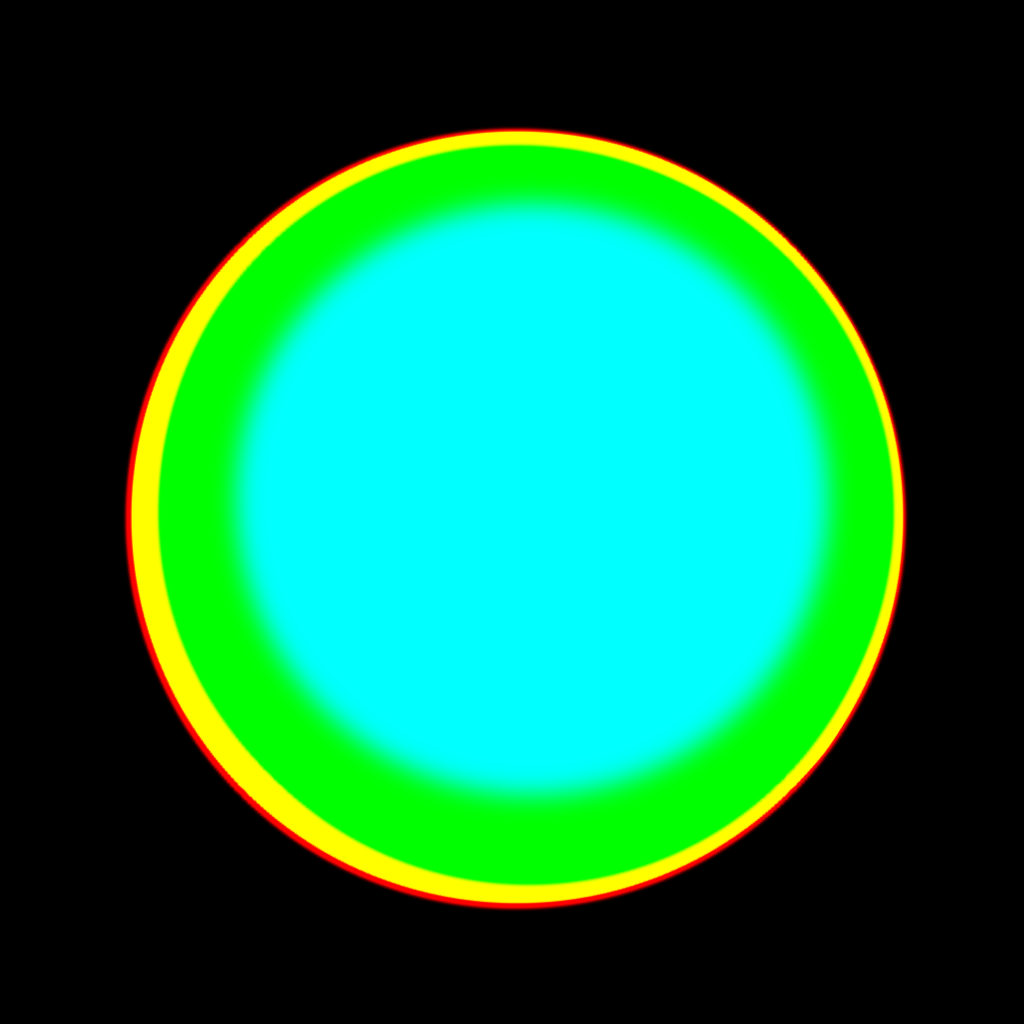
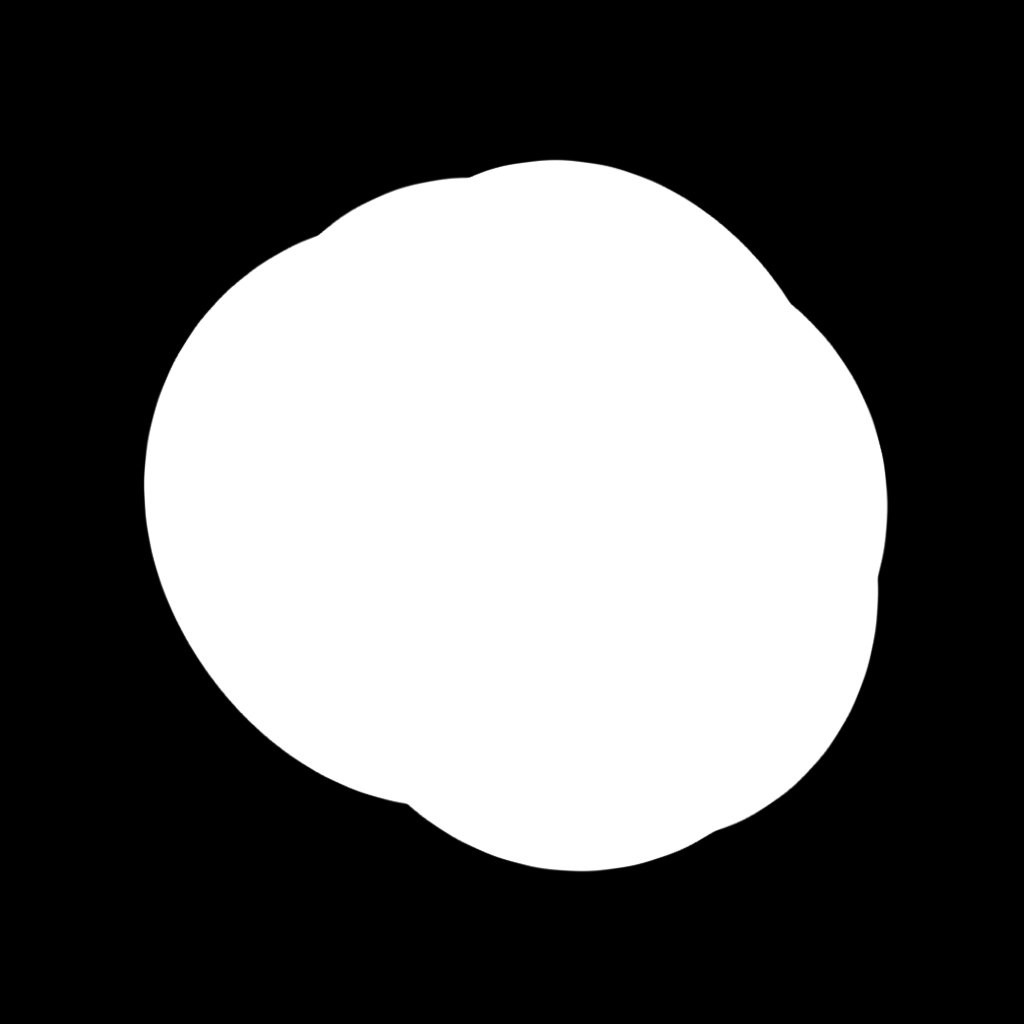
Layered file, before and after one edit (1024x1024). Changes by layer:
hid "图层 7 拷贝" over [122, 125, 910, 913]
showed "图层 9" over [122, 125, 910, 913]
